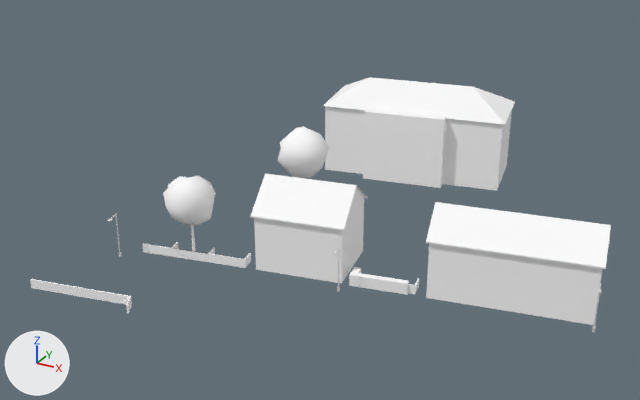
A saved change to the glTF model cities/arlov-borggatan/pack/tiles/c-8_-7.glb.
Rendered twice from a 50 mm camera at (-406.8, -482.3, 50.1) aimed at (-456.2, -392.4, 5.2). Lighting does not change. The marker at lower left points along +X, +Y and +Z. The first picture is the older version. Where no turn or scale is listed for an object, it has been applied to the vertices. Vertices at exactly the same position are counted once.

Names of what the first picture shows: 'SM_Building_w208688028', 'SM_Building_w208688033', 'SM_Building_w208688043', 'SM_Building_w365052810', 'SM_Street_Furniture_-8_-7', 'SM_Trees_-8_-7', 'SM_Wall_Fence_-8_-7', 'SM_Wall_Hedge_-8_-7'.
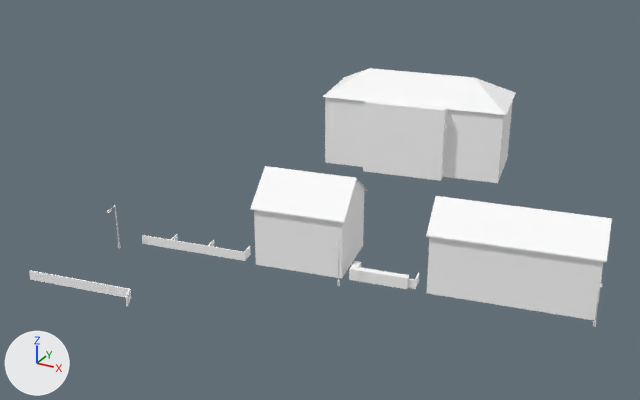
The change, as a diff of the scene's bpy script:
```diff
--- a/cities/arlov-borggatan/pack/tiles/c-8_-7.glb.py
+++ b/cities/arlov-borggatan/pack/tiles/c-8_-7.glb.py
@@ me_sm_building_w208688028 @@
 # used by ob_sm_building_w208688028; location = (-434.58, -395.31, 4.84); scale = (5.53, 5.53, 5.53)
-me_sm_building_w208688028.from_pydata(...)  # 22 vertices, 16 faces; spans x -1.0..1.0, y -0.89..0.89, z -0.92..0.92
+me_sm_building_w208688028.from_pydata(...)  # 60 vertices, 56 faces; spans x -1.0..1.0, y -0.98..0.98, z -0.21..0.21
+# me_sm_building_w208688028 part 1: the loose piece of 12 vertices spanning x -0.94..0.94, y -0.82..0.82, z -0.92..0.92 is scaled about its middle by 0.228, then moved by (0.42, -0.64, 0.0)
+# me_sm_building_w208688028 part 2: the loose piece of 10 vertices spanning x -1.0..1.0, y -0.89..0.89, z 0.35..0.92 is scaled about its middle by 0.228, then moved by (0.42, -0.64, -0.49)
+# me_sm_building_w208688028 part 3: a new loose piece of 16 vertices spanning x -1.0..0.14, y 0.34..0.98, z -0.19..-0.17, in mat_m_concrete (white #ffffff)
+# me_sm_building_w208688028 part 4: a new loose piece of 14 vertices spanning x 0.2..1.0, y -0.83..-0.39, z -0.21..-0.2, in mat_m_concrete (white #ffffff)
+# me_sm_building_w208688028 part 5: 8 vertices added at x -0.65..-0.15, y -0.98..-0.54, z -0.21..-0.19
 me_sm_building_w208688028.materials.append(mat_m_wall_plaster_grey_upper)
@@ me_sm_building_w208688028 @@
 me_sm_building_w208688028.materials.append(mat_m_roof_tiles_red)
+me_sm_building_w208688028.materials.append(mat_m_concrete)  # white #ffffff
@@ me_sm_wall_fence__8__7 @@
-me_sm_wall_fence__8__7.from_pydata(...)  # 71 vertices, 96 faces; spans x -19.6..19.6, y -10.8..10.8, z -0.6..0.6
+me_sm_wall_fence__8__7.from_pydata(...)  # 71 vertices, 96 faces; spans x -19.6..19.6, y -10.8..10.8, z -0.8..0.8
+# me_sm_wall_fence__8__7 part 6: the loose piece of 14 vertices spanning x 13.3..19.6, y 7.9..10.8, z -0.6..0.6 is moved by (0.0, 0.0, -0.2)
+# me_sm_wall_fence__8__7 part 7: 34 vertices removed from x -14.2..-1.1, y 2.5..6.9, z -0.6..0.6; 33 vertices added at x -14.2..-1.1, y 2.5..6.9, z -0.5..0.8
+# me_sm_wall_fence__8__7 part 8: 1 vertex moved within x -13.1, y -9.6, z 0.6; 12 vertices removed from x -19.6..-6.1, y -10.8..-8.3, z -0.6..0.6; 13 vertices added at x -19.6..-6.1, y -10.8..-8.3, z -0.5..0.8
 me_sm_wall_fence__8__7.materials.append(mat_m_wall_wood_white_blank)
@@ me_sm_wall_hedge__8__7 @@
-me_sm_wall_hedge__8__7.from_pydata(...)  # 16 vertices, 22 faces; spans x -3.53..3.53, y -1.11..1.11, z -0.7..0.7
+me_sm_wall_hedge__8__7.from_pydata(...)  # 14 vertices, 18 faces; spans x -3.53..3.53, y -1.11..1.11, z -0.75..0.75
+# me_sm_wall_hedge__8__7 part 9: the whole mesh is rebuilt
 me_sm_wall_hedge__8__7.materials.append(mat_m_hedge)
@@ ob_sm_building_w208688028 @@
 ob_sm_building_w208688028 = bpy.data.objects.new('SM_Building_w208688028', me_sm_building_w208688028)
-ob_sm_building_w208688028.location = (-434.58, -395.31, 4.84)
-ob_sm_building_w208688028.scale = (5.53, 5.53, 5.53)
+ob_sm_building_w208688028.location = (-444.7, -379.65, 5.51)
+ob_sm_building_w208688028.scale = (24.3, 24.3, 24.3)
@@ ob_sm_building_w208688033 @@
 ob_sm_building_w208688033 = bpy.data.objects.new('SM_Building_w208688033', me_sm_building_w208688033)
-ob_sm_building_w208688033.location = (-440.45, -396.29, 5.09)
+ob_sm_building_w208688033.location = (-440.45, -396.29, 6.02)
@@ ob_sm_building_w208688043 @@
 ob_sm_building_w208688043 = bpy.data.objects.new('SM_Building_w208688043', me_sm_building_w208688043)
-ob_sm_building_w208688043.location = (-455.17, -363.42, 6.56)
+ob_sm_building_w208688043.location = (-455.17, -363.42, 7.95)
@@ ob_sm_building_w365052810 @@
 ob_sm_building_w365052810 = bpy.data.objects.new('SM_Building_w365052810', me_sm_building_w365052810)
-ob_sm_building_w365052810.location = (-425.58, -393.7, 4.84)
+ob_sm_building_w365052810.location = (-425.58, -393.7, 5.61)
@@ ob_sm_street_furniture__8__7 @@
 ob_sm_street_furniture__8__7 = bpy.data.objects.new('SM_Street_Furniture_-8_-7', me_sm_street_furniture__8__7)
-ob_sm_street_furniture__8__7.location = (-447.48, -404.4, 2.82)
+ob_sm_street_furniture__8__7.location = (-447.48, -404.4, 3.76)
@@ ob_sm_trees__8__7 @@
-ob_sm_trees__8__7 = bpy.data.objects.new('SM_Trees_-8_-7', me_sm_trees__8__7)
@@ ob_sm_wall_fence__8__7 @@
 ob_sm_wall_fence__8__7 = bpy.data.objects.new('SM_Wall_Fence_-8_-7', me_sm_wall_fence__8__7)
-ob_sm_wall_fence__8__7.location = (-459.41, -408.95, 0.38)
+ob_sm_wall_fence__8__7.location = (-459.41, -408.95, 1.32)
@@ ob_sm_wall_hedge__8__7 @@
 ob_sm_wall_hedge__8__7 = bpy.data.objects.new('SM_Wall_Hedge_-8_-7', me_sm_wall_hedge__8__7)
-ob_sm_wall_hedge__8__7.location = (-444.11, -400.54, 0.5)
+ob_sm_wall_hedge__8__7.location = (-444.11, -400.54, 1.25)
```

What differs and where, as boxes (x1, y1, x2, y2) in the pictures (640 x 400 px; the box of a moved part takes in the faces that stretch with it):
'SM_Building_w208688043', moved: before (323, 77, 515, 191); after (323, 68, 516, 181)
'SM_Building_w208688033', moved: before (251, 173, 611, 284); after (250, 166, 612, 276)
'SM_Building_w208688028', reshaped, moved, rescaled: before (426, 202, 523, 311); after (256, 156, 594, 320)
'SM_Building_w365052810', moved: before (508, 256, 602, 325); after (509, 249, 603, 319)
'SM_Trees_-8_-7', deleted: before (163, 127, 329, 251)
    faces in mat_m_leaf (white #ffffff): (163, 127, 329, 225)
'SM_Wall_Fence_-8_-7', reshaped, moved: before (30, 242, 419, 314); after (29, 234, 419, 307)
'SM_Wall_Hedge_-8_-7', reshaped, moved: before (349, 267, 409, 295); after (349, 261, 409, 289)
'SM_Street_Furniture_-8_-7', moved: before (107, 214, 601, 332); after (106, 205, 602, 327)
part 1 of me_sm_building_w208688028, moved or reshaped: before (426, 244, 513, 311); after (427, 237, 514, 304)
part 2 of me_sm_building_w208688028, moved or reshaped: before (426, 202, 523, 256); after (426, 196, 519, 250)
part 3 of me_sm_building_w208688028, added: after (325, 156, 508, 183)
part 4 of me_sm_building_w208688028, added: after (427, 291, 594, 320)
part 5 of me_sm_building_w208688028, added: after (256, 244, 363, 278)
part 6 of me_sm_wall_fence__8__7, moved or reshaped: before (408, 278, 419, 294); after (408, 273, 419, 289)
part 7 of me_sm_wall_fence__8__7, moved or reshaped: before (143, 242, 251, 268); after (142, 234, 251, 261)
part 8 of me_sm_wall_fence__8__7, moved or reshaped: before (30, 279, 132, 314); after (29, 270, 131, 307)
